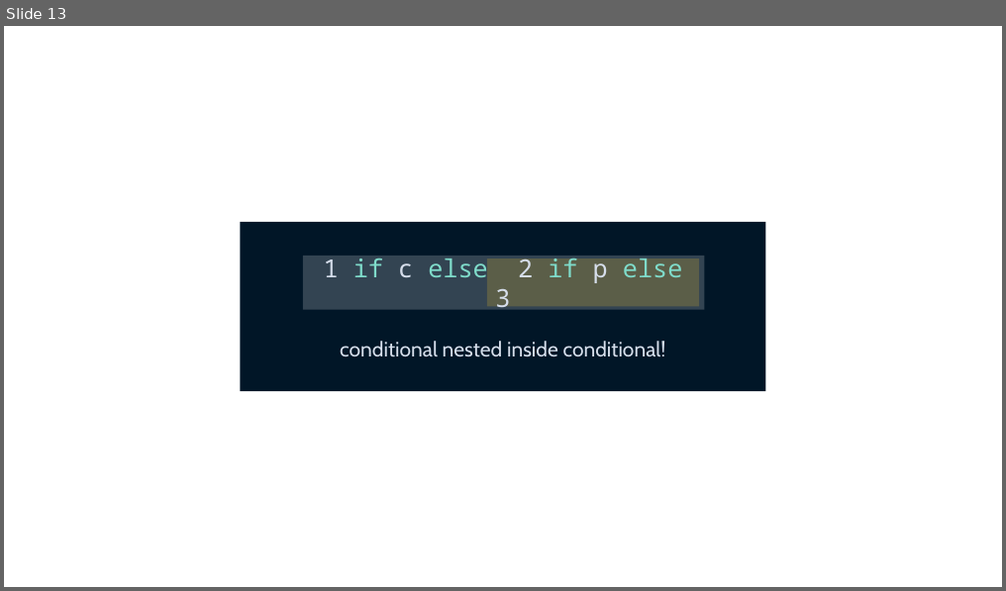
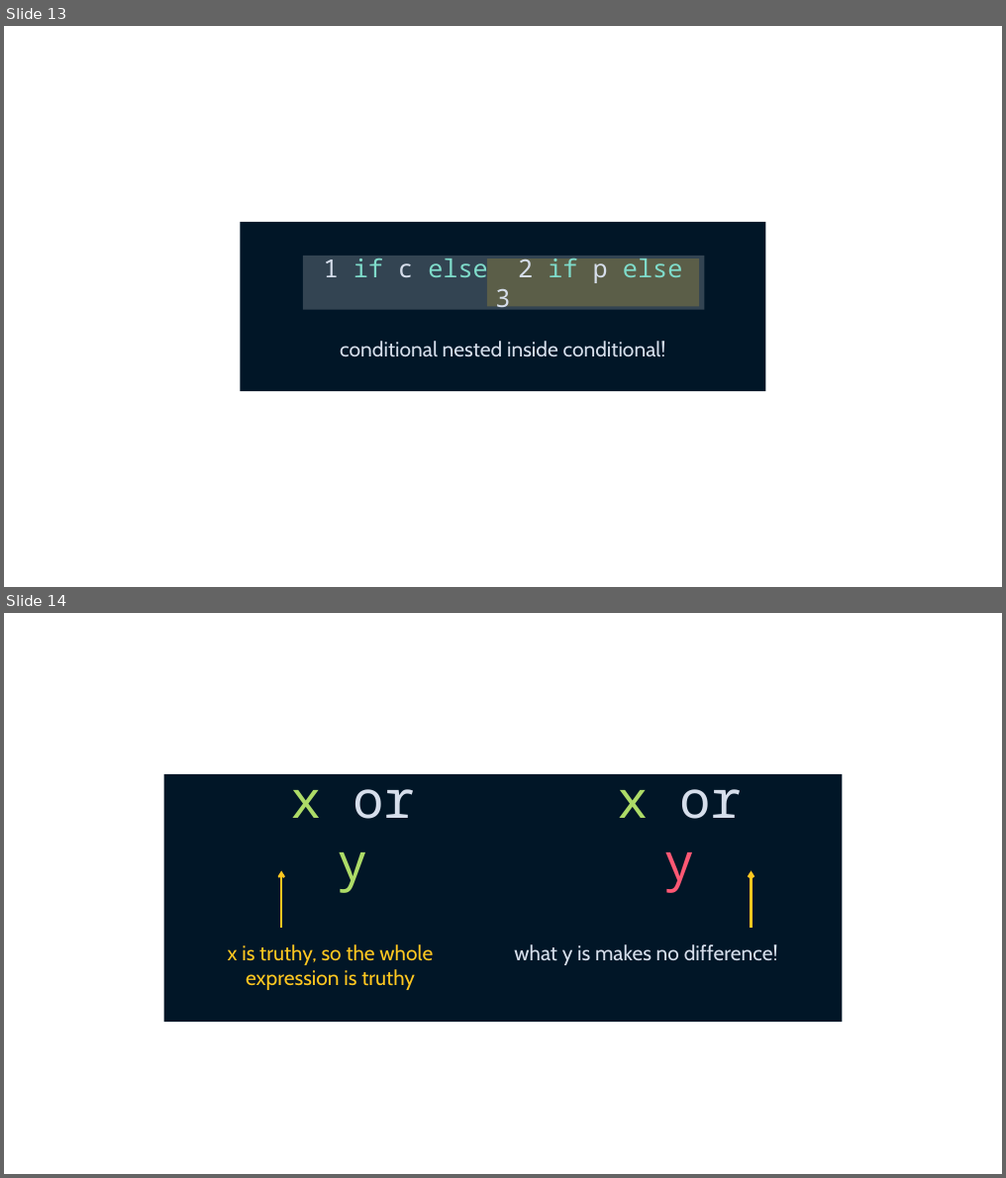
Before and after one commit to Sup2point0/pycobytes, a slide deck: assets/pycobytes.pptx. Shown one above the other, each under a label of ours: slide 13 before the commit, slides 13 and 14 after it. The pictures are 1006x591 and 1006x1178 pixels, drawn with LibreOffice and Linux fonts; fonts in the diff are those of the drawing. Boxes give left, top, right and bottom in pixels: in the first picture for what was removed or moved away, otherwise in the second. Text is boxed around its words. In the diff, an @@ line names an element or a change of style, - is before the commit and + after.

```diff
--- a/assets/pycobytes.pptx
+++ b/assets/pycobytes.pptx
@@ slide 14 added at (4,613,1002,1174), background #FFFFFF @@
@@ rectangle added at (164,774,843,1022), fill #011627 @@
@@ group added at (228,769,778,990): 4 texts, 2 arrows @@
+x or y
+x is truthy, so the whole
+expression is truthy
+what y is makes no difference!
+x or y
```
Also in this commit, not shown: 2 other slides added, 1 other file.
